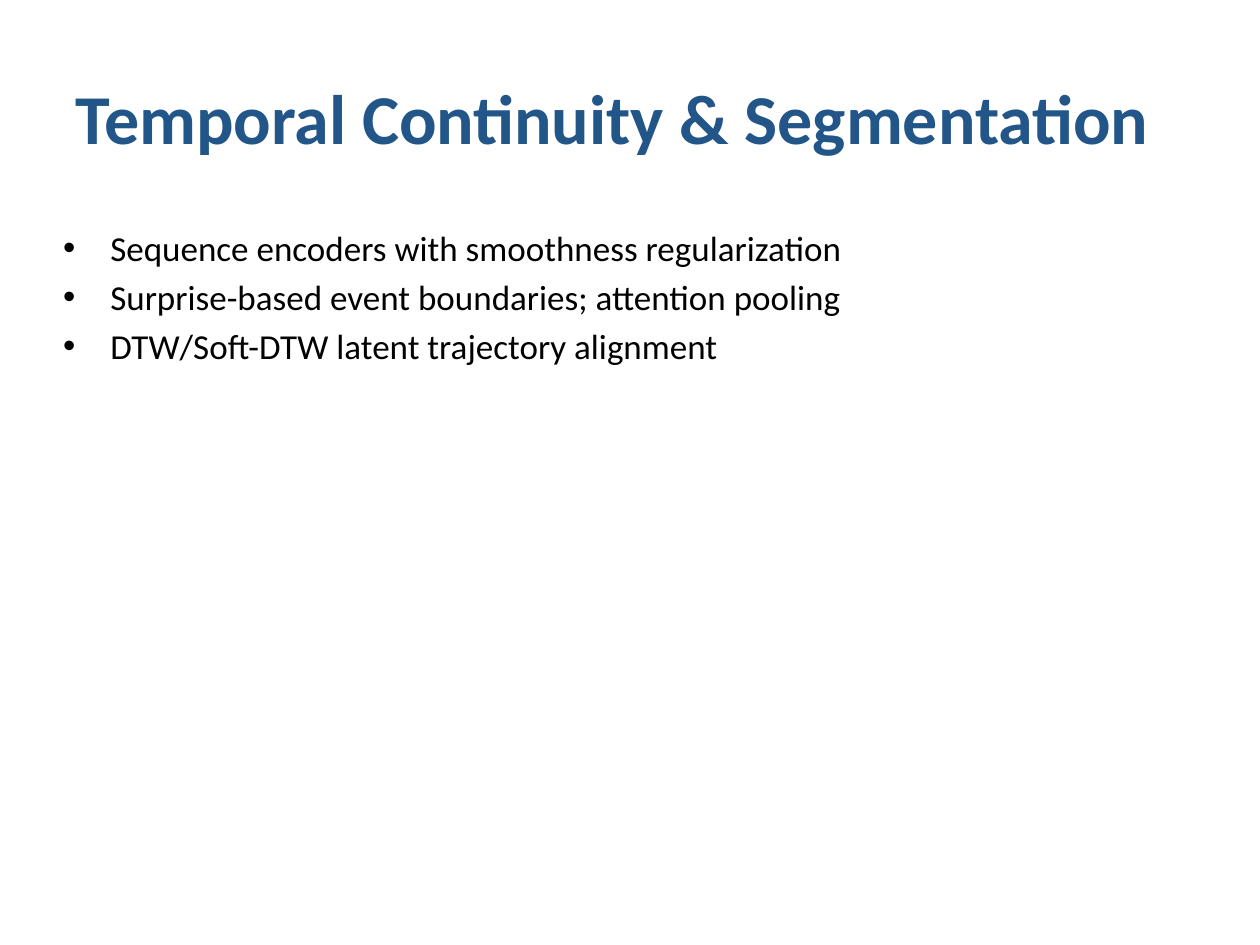
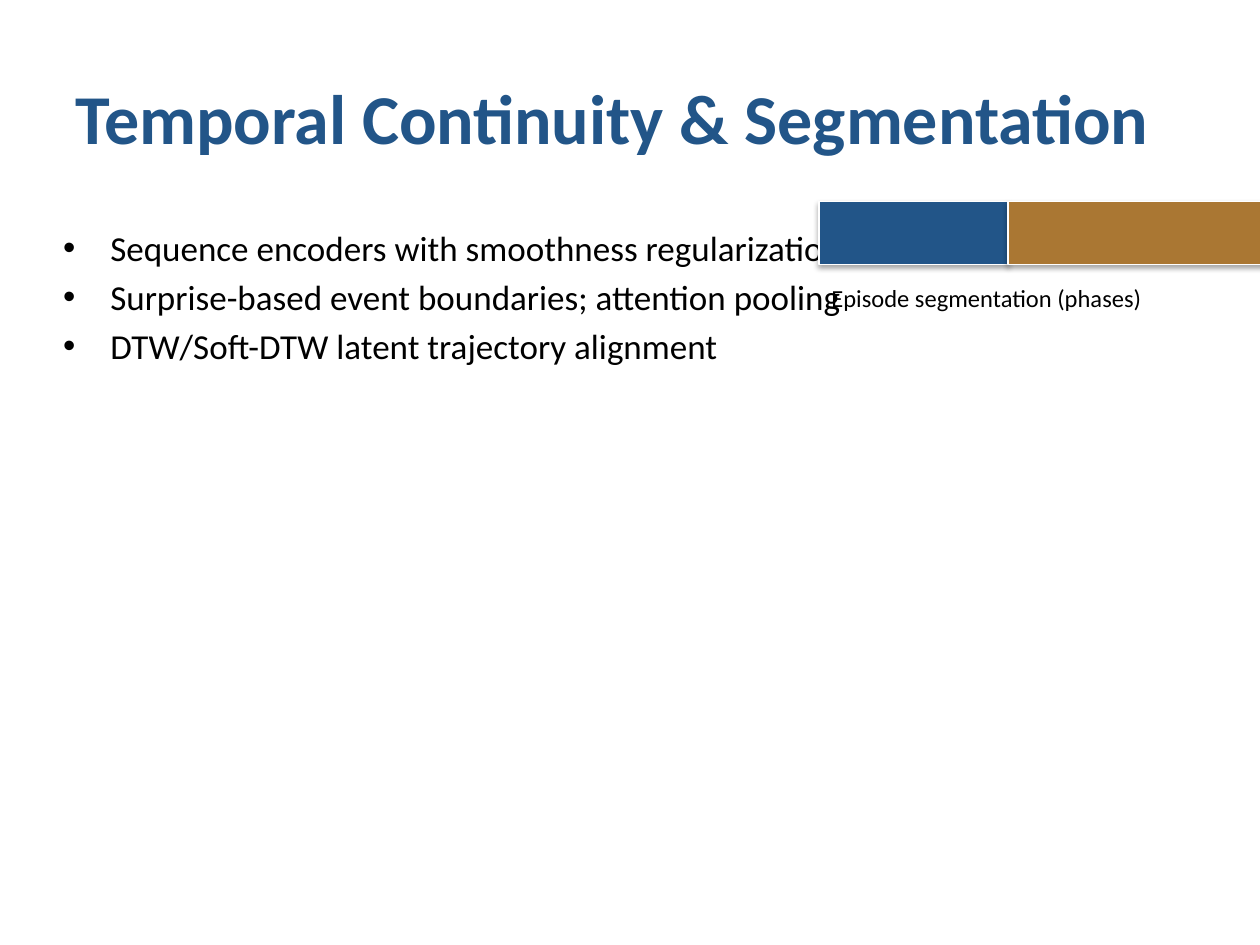
Before and after one commit to csmangum/latent_experience_modeling, a slide deck: slide 7 of CIMC_Proposal_Presentation.pptx. Drawn at 1260x945 pixels with LibreOffice and Linux fonts; fonts in the diff are those of the drawing. Boxes give left, top, right and bottom in pixels: in the first picture for what was removed or moved away, otherwise in the second. Text is boxed around its words. In the diff, an @@ line names an element or a change of style, - is before the commit and + after.

```diff
--- a/CIMC_Proposal_Presentation.pptx
+++ b/CIMC_Proposal_Presentation.pptx
@@ rectangle added at [819, 202, 1008, 265], fill #225588, outline #FFFFFF 0.75 pt @@
@@ rectangle added at [1008, 202, 1260, 265], fill #AA7733, outline #FFFFFF 0.75 pt @@
@@ text added at [831, 289, 1141, 314], 14 pt, text #000000 @@
+Episode segmentation (phases)
```
Also in this commit, not shown: 6 other slides changed, 1 other file.
